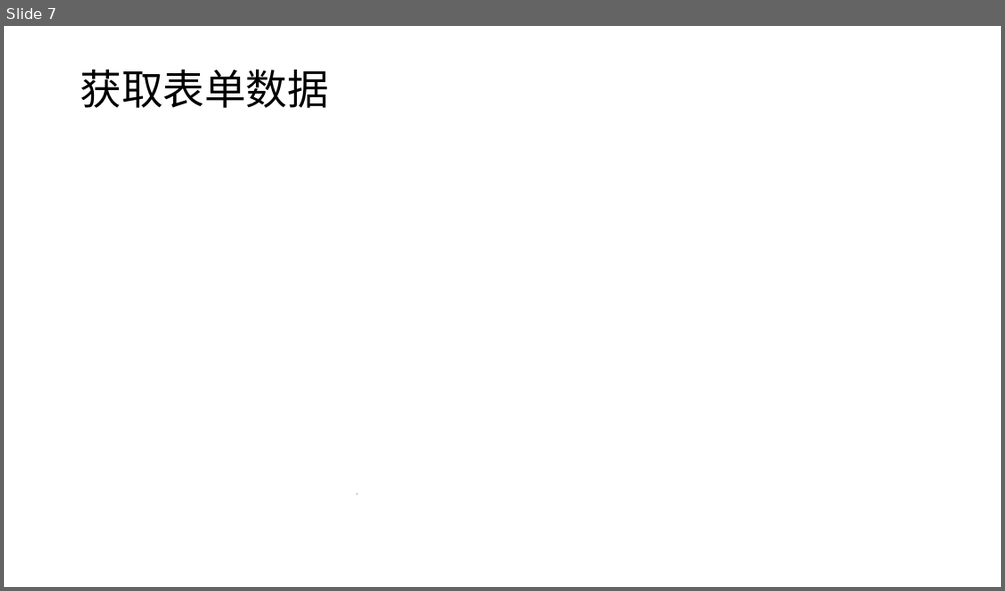
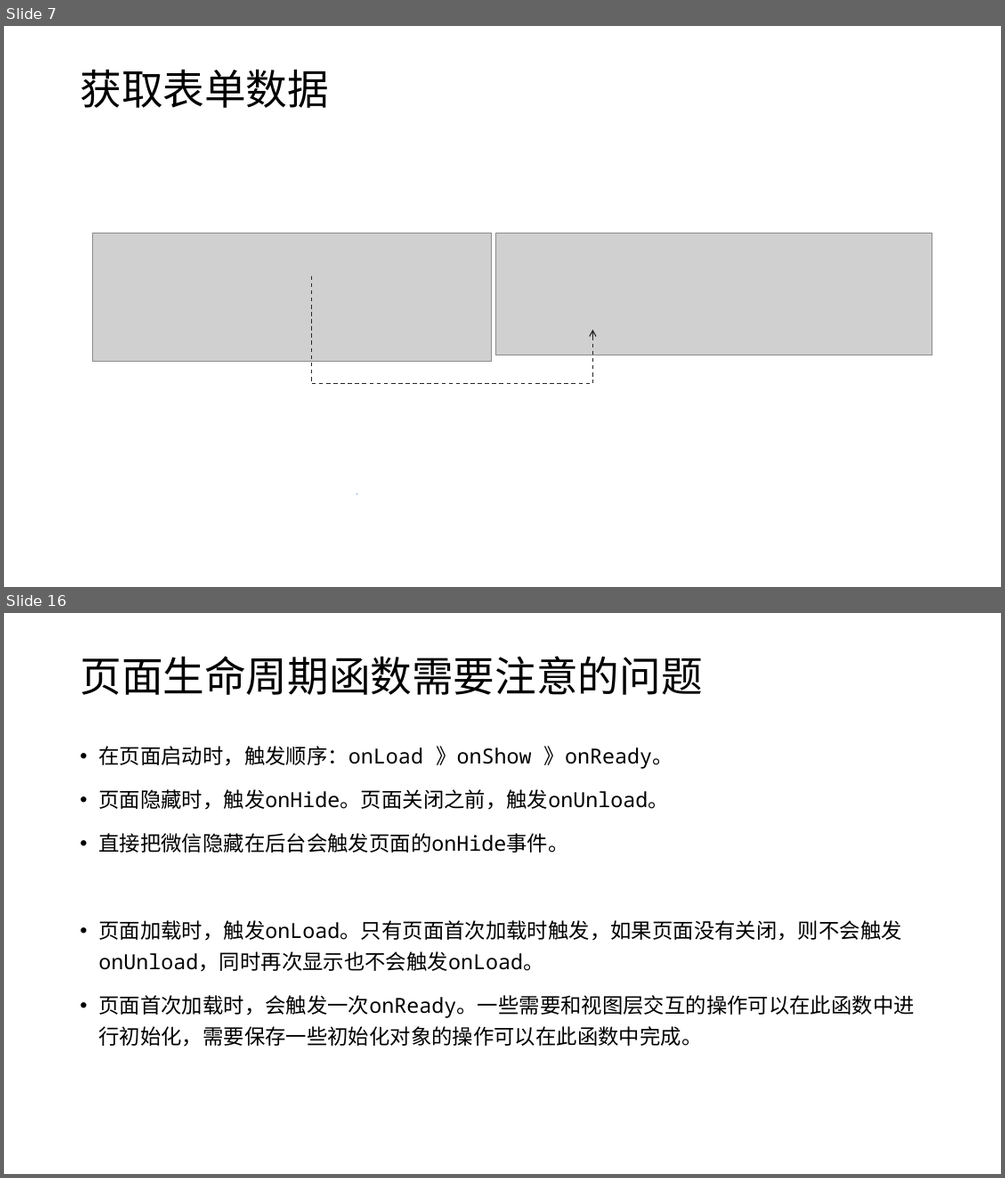
Before and after one commit to edu2act/course-wechat-and-miniprogram, a slide deck: materials/ch03/ch03-路由数据传递和组件使用.pptx. Shown one above the other, each under a label of ours: slide 7 before the commit, slides 7 and 16 after it; the slides between them are not shown. The pictures are 1005x591 and 1005x1178 pixels, drawn with LibreOffice and Linux fonts; fonts in the diff are those of the drawing; grey boxes stand for pictures. Boxes give left, top, right and bottom in pixels: in the first picture for what was removed or moved away, otherwise in the second. Text is boxed around its words. In the diff, an @@ line names an element or a change of style, - is before the commit and + after.

```diff
--- a/materials/ch03/ch03-路由数据传递和组件使用.pptx
+++ b/materials/ch03/ch03-路由数据传递和组件使用.pptx
@@ slide 16 added at bbox=[4, 613, 1001, 1174], background #FFFFFF @@
@@ title added at bbox=[80, 656, 702, 695], 40 pt, text #000000 @@
+页面生命周期函数需要注意的问题
@@ text added at bbox=[98, 746, 914, 1046], 20 pt, text #000000 @@
+• 在页面启动时，触发顺序：onLoad 》onShow 》onReady。
+• 页面隐藏时，触发onHide。页面关闭之前，触发onUnload。
+• 直接把微信隐藏在后台会触发页面的onHide事件。
+• 页面加载时，触发onLoad。只有页面首次加载时触发，如果页面没有关闭，则不会触发onUnload，同时再次显示也不会触发onLoad。
+• 页面首次加载时，会触发一次onReady。一些需要和视图层交互的操作可以在此函数中进行初始化，需要保存一些初始化对象的操作可以在此函数中完成。
@@ slide 7 changed as well @@
@@ picture added at bbox=[93, 233, 492, 361] @@
@@ picture added at bbox=[496, 233, 932, 355] @@
@@ line added from (312, 276) to (312, 384), #262626 1 pt dashed @@
@@ arrow added from (592, 384) to (592, 329), #262626 1 pt dashed @@
@@ line added from (312, 384) to (592, 384), #262626 1 pt dashed @@
```
Also in this commit, not shown: 3 other slides changed, 10 other slides added, 10 slides removed, 6 other files.
